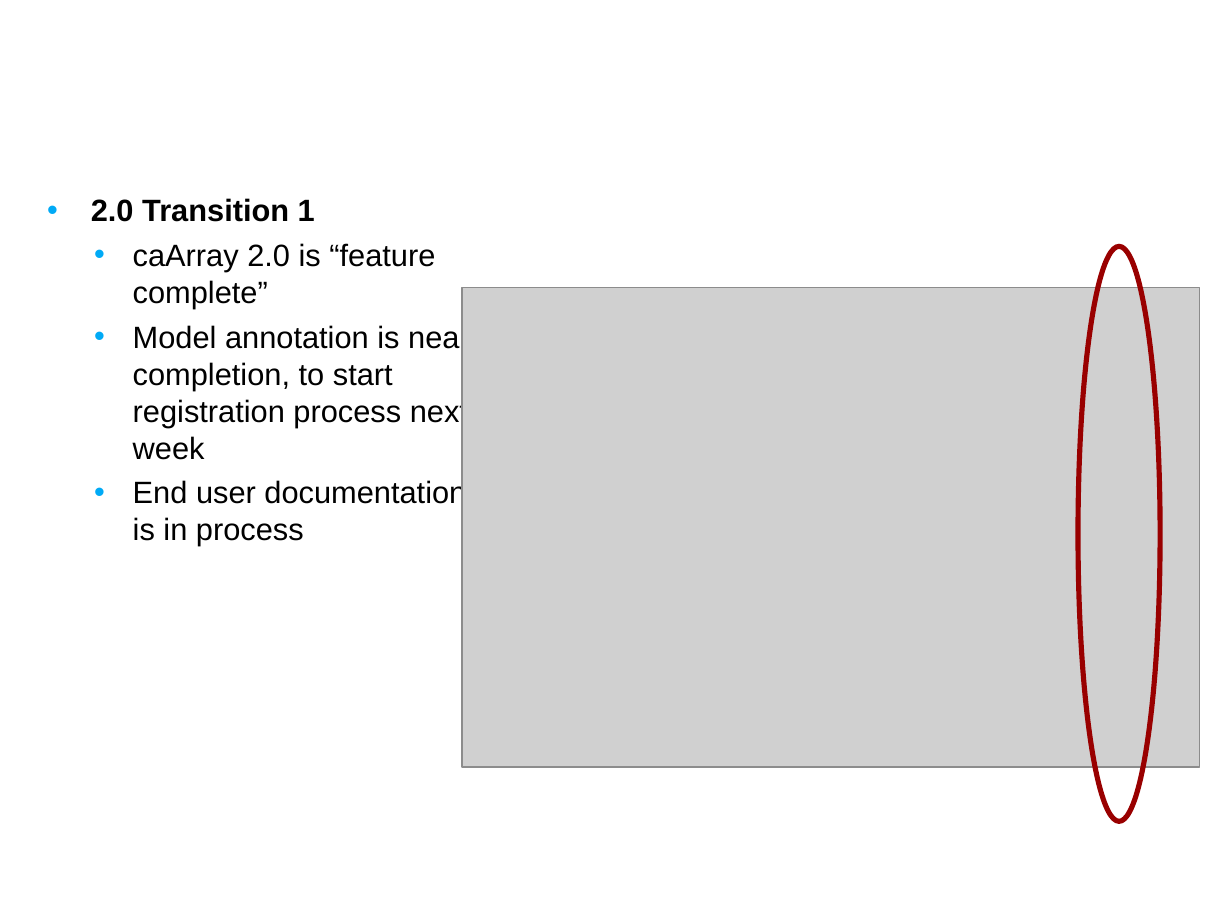
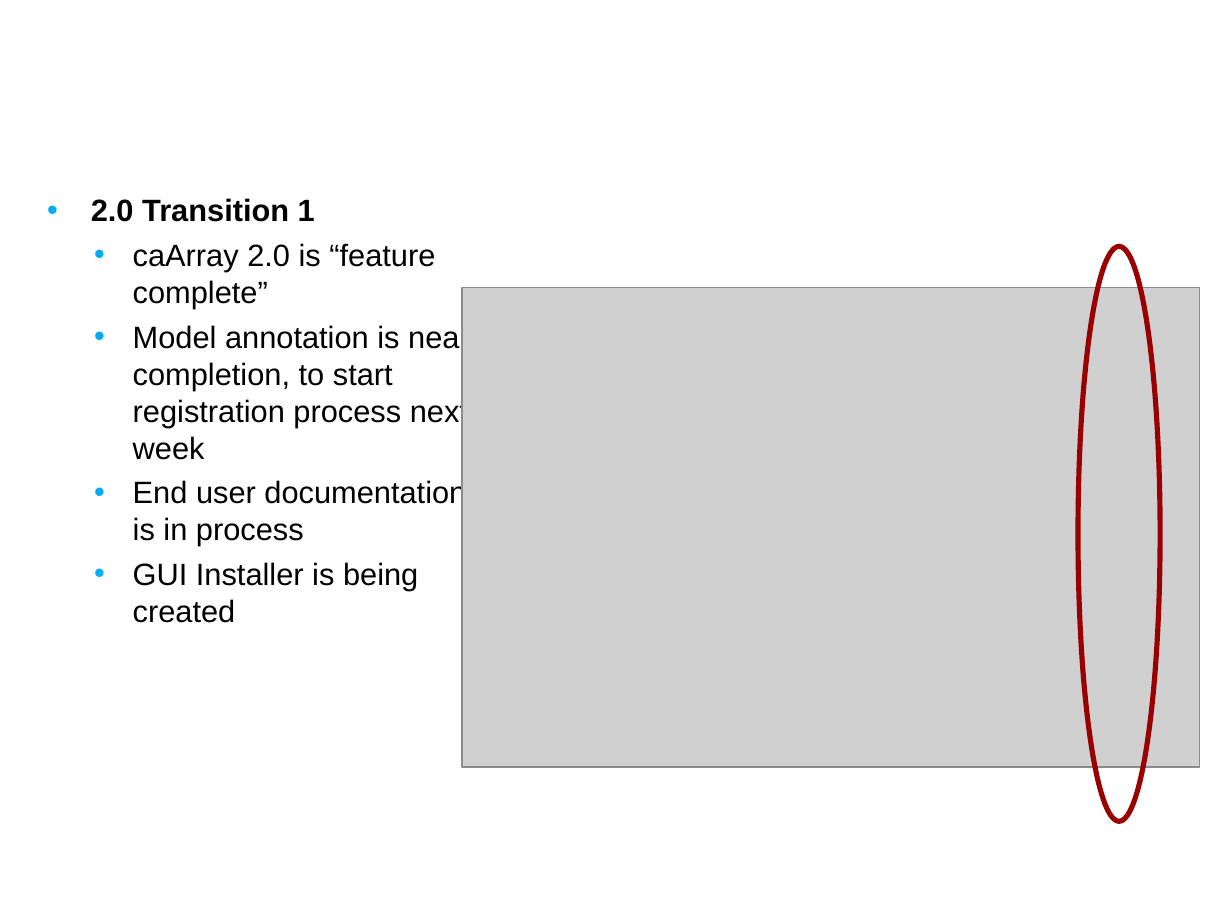
Before and after one commit to NCIP/caarray-docs, a slide deck: slide 6 of project_management/open_meetings/caArray User Community Meeting Nov28.ppt. Drawn at 1232x924 pixels with LibreOffice and Linux fonts; fonts in the diff are those of the drawing; grey boxes stand for pictures; background and template pictures are left out. Boxes give left, top, right and bottom in pixels: in the first picture for what was removed or moved away, otherwise in the second. Text is boxed around its words. In the diff, an @@ line names an element or a change of style, - is before the commit and + after.

```diff
--- a/project_management/open_meetings/caArray User Community Meeting Nov28.ppt
+++ b/project_management/open_meetings/caArray User Community Meeting Nov28.ppt
@@ text at [133, 562, 418, 623]: paragraph added @@
+  • GUI Installer is being created
```
Also in this commit, not shown: 4 other slides changed, 2 slides added, 1 slide removed.
